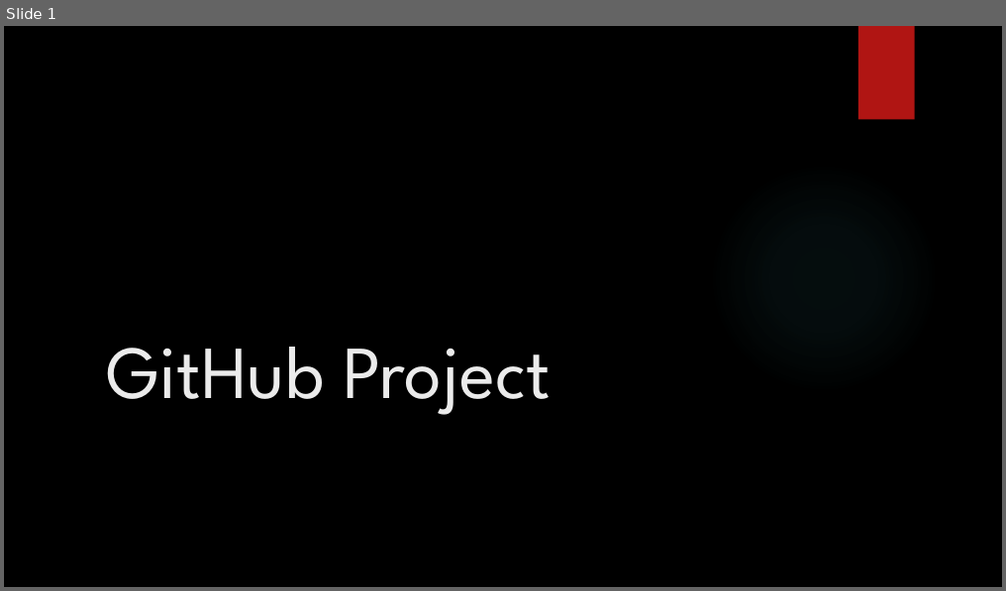
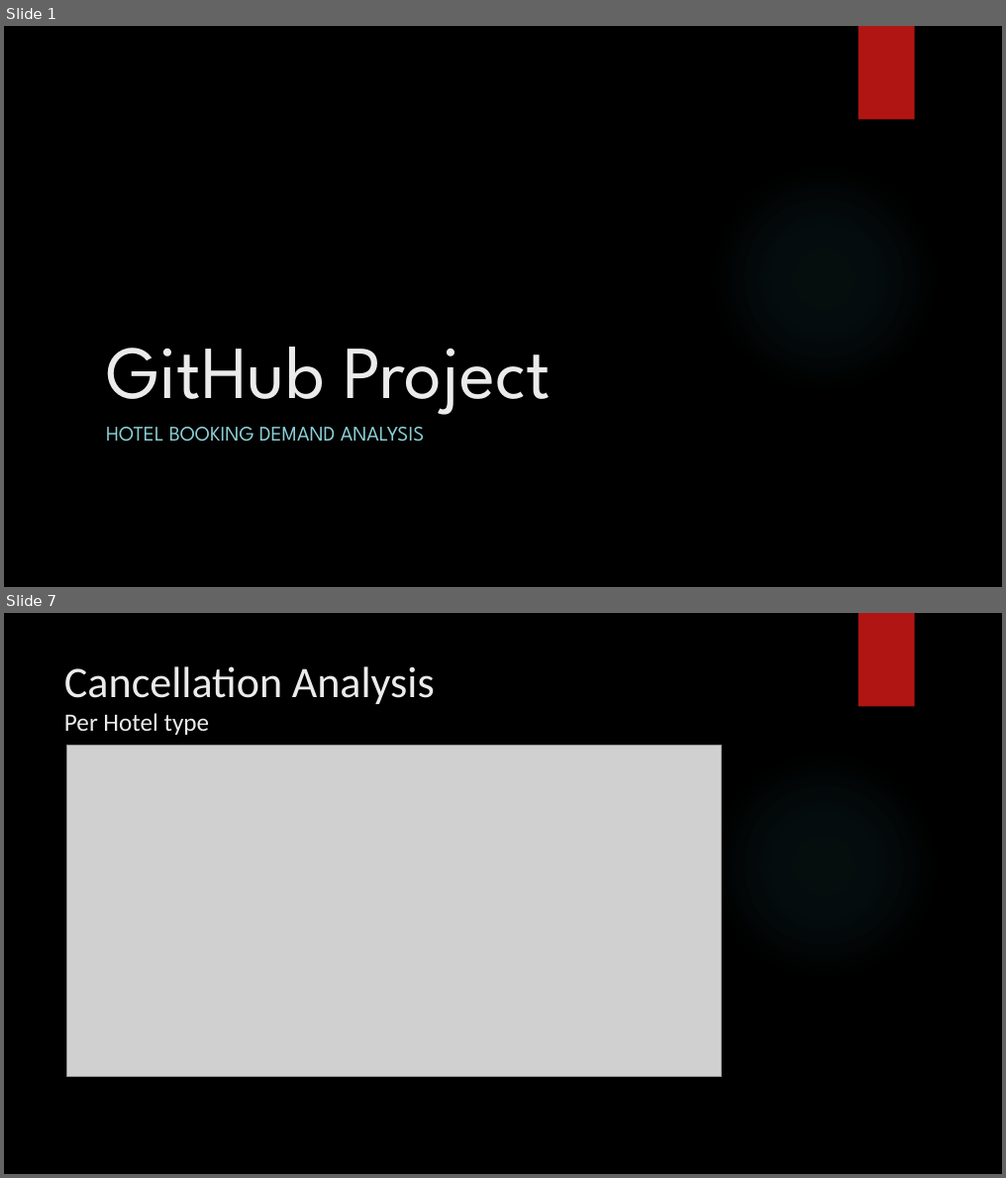
Before and after one commit to Konadrak/GitHub_Project_1a-Team_A, a slide deck: Presentation/GitHub Project Presentation.pptx. Shown one above the other, each under a label of ours: slide 1 before the commit, slides 1 and 7 after it; the slides between them are not shown. The pictures are 1006x591 and 1006x1178 pixels, drawn with LibreOffice and Linux fonts; fonts in the diff are those of the drawing; grey boxes stand for pictures; background and template pictures are left out. Boxes give left, top, right and bottom in pixels: in the first picture for what was removed or moved away, otherwise in the second. Text is boxed around its words. In the diff, an @@ line names an element or a change of style, - is before the commit and + after.

Commit message:
Analysis and Presentation

```diff
--- a/Presentation/GitHub Project Presentation.pptx
+++ b/Presentation/GitHub Project Presentation.pptx
@@ slide 7 added at (4,613,1002,1174), background picture (left out); not listed: 2 template elements that a slide beside it also shows @@
@@ title added at (64,666,435,735), 42 pt, text #EBEBEB @@
+Cancellation Analysis
+Per Hotel type
@@ picture added at (67,746,722,1076) @@
@@ slide 1 changed as well @@
@@ subtitle added at (106,427,425,442), 20 pt, text #8AD0D6 @@
+HOTEL BOOKING DEMAND ANALYSIS
```
Also in this commit, not shown: 11 other slides added, 2 slides removed, 3 other files.
